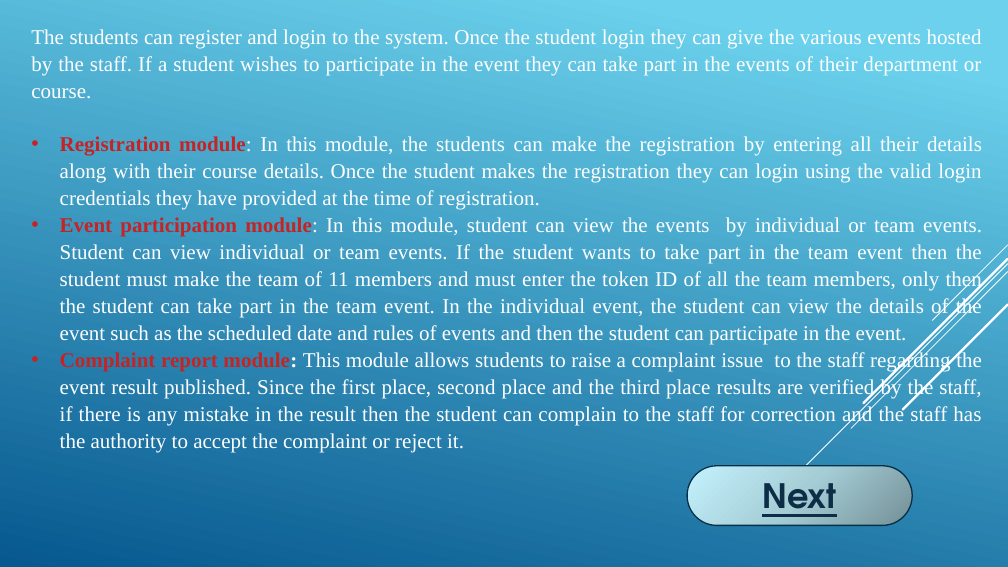
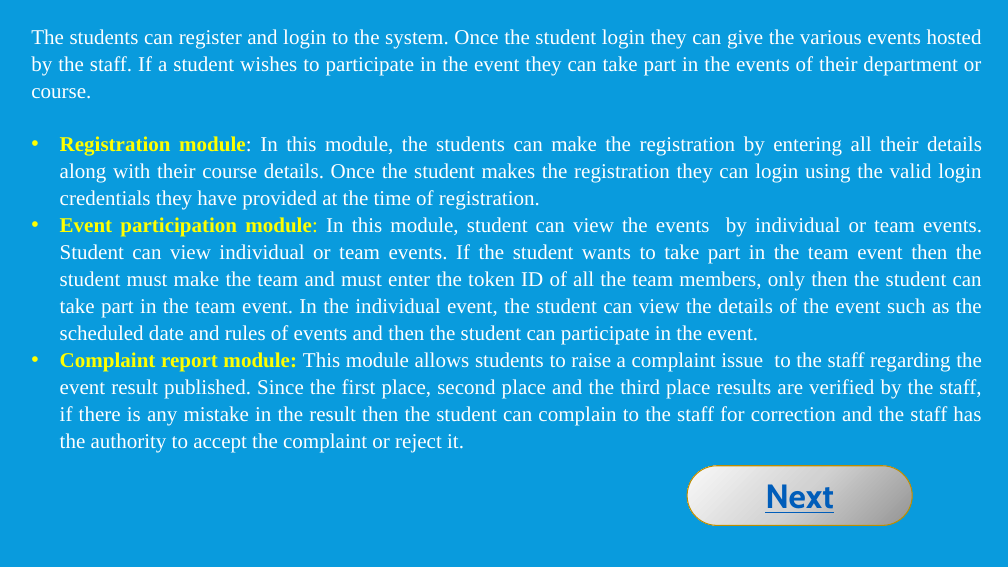
Before and after one commit to SanjayJoshi116/Extra-Curricular-Activity-Management, a slide deck: slide 12 of Project Docs/Presentation.pptx. Drawn at 1008x567 pixels with LibreOffice and Linux fonts; fonts in the diff are those of the drawing. Boxes give left, top, right and bottom in pixels: in the first picture for what was removed or moved away, otherwise in the second. Text is boxed around its words. In the diff, an @@ line names an element or a change of style, - is before the commit and + after.

```diff
--- a/Project Docs/Presentation.pptx
+++ b/Project Docs/Presentation.pptx
@@ background gradient #6ED2EB to #06588E to #099BDD @@
@@ text at box(60, 136, 982, 453): text colour #C62324 to #FFFF00 in "Registration module:", "Complaint report module:"; text colour #FFFFFF to #FFFF00 in "module:" @@
@@ text at box(60, 217, 982, 345): text changed @@
-• Event participation module: In this module, student can view the events by individual or team events. Student can view individual or team events. If the student wants to take part in the team event then the student must make the team of 11 members and must enter the token ID of all the team members, only then the student can take part in the team event. In the individual event, the student can view the details of the event such as the scheduled date and rules of events and then the student can participate in the event.
+• Event participation module: In this module, student can view the events by individual or team events. Student can view individual or team events. If the student wants to take part in the team event then the student must make the team and must enter the token ID of all the team members, only then the student can take part in the team event. In the individual event, the student can view the details of the event such as the scheduled date and rules of events and then the student can participate in the event.
@@ group removed at box(761, 245, 1008, 510): 5 lines @@
@@ rounded rectangle "Next" at box(687, 466, 913, 526): font TeX Gyre Adventor to Cabin, text colour #0D2E46 to #005DBA; fill gradient #749097 to #A6CDD6 to #C4F3FE to gradient #949494 to #D3D3D3 to #FAFAFA; outline #043148 1.25 pt to #BD8E00 1 pt @@
```
Also in this commit, not shown: 19 other slides changed.
